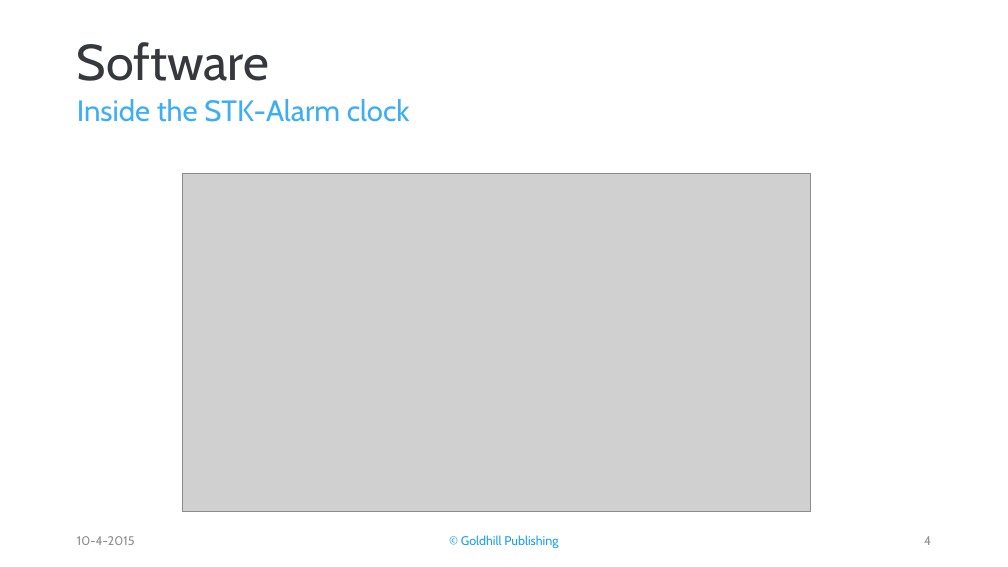
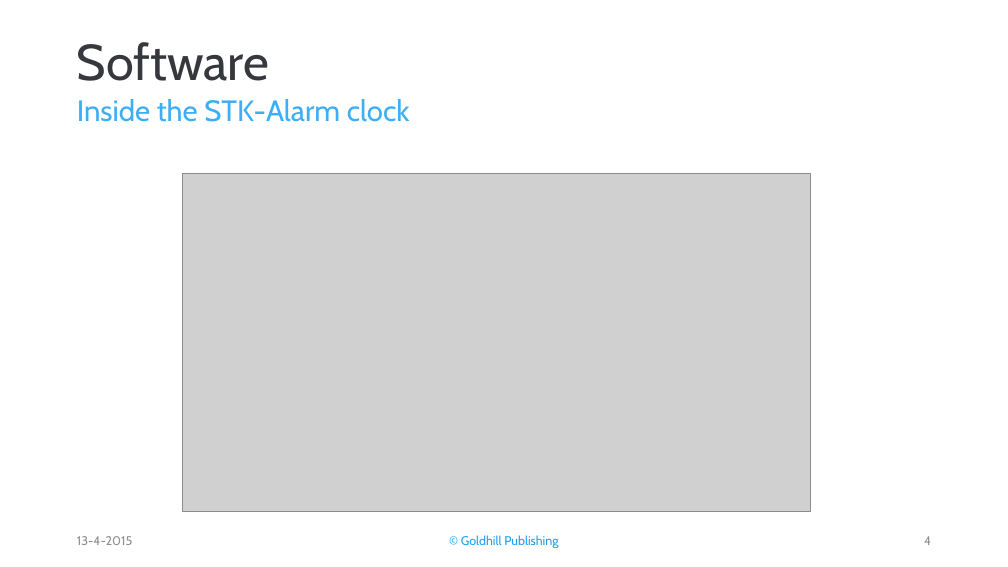
Before and after one commit to SergenN/Alarmklok, a slide deck: slide 5 of Presentatie.pptx. Drawn at 1008x567 pixels with LibreOffice and Linux fonts; fonts in the diff are those of the drawing; grey boxes stand for pictures; background and template pictures are left out. Boxes give left, top, right and bottom in pixels: in the first picture for what was removed or moved away, otherwise in the second. Text is boxed around its words. In the diff, an @@ line names an element or a change of style, - is before the commit and + after.

```diff
--- a/Presentatie.pptx
+++ b/Presentatie.pptx
@@ text at (77,536,133,545): text changed @@
-10-4-2015
+13-4-2015
```
Also in this commit, not shown: 6 other slides changed, 1 slide added, 1 slide removed.
